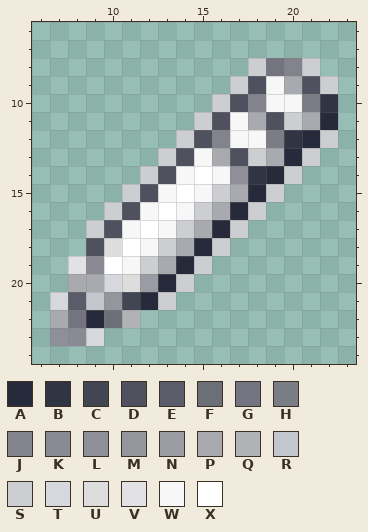
One commit to this pixel-art sprite: Resources/pencil-cursor-transparent.png. That is the earlier state.
The file is 32x32 pixels. Colours within 5 levels of each other are drawn and written as one. Shown: x 6..23, y 6..24.
Palette (. is transparent): A #272a3a  B #313443  C #424552  D #4f515f  E #5a5d69  F #6c6e78  G #73747f  H #7b7d86  J #82838c  K #898a93  L #8e8f99  M #94969c  N #9b9ca3  P #a9aab0  Q #b1b2b6  R #c4c6cd  S #cdced1  T #d7d8dd  U #dddddd  V #e2e2e4  W #f7f7f7  X #ffffff
Pixels before, first column x 7:
 8 ...........SGJS.
 9 ..........SDWPDS
10 .........SDJWWHB
11 ........SDWPDSPA
12 .......SDJWWHBAS
13 ......SDWPDSPAS.
14 .....SDWXWLBAS..
15 ....SDWXWSPAS...
16 ...SDWXWSPAS....
17 ..SDWXWSPAS.....
18 ..DUXWSPAS......
19 .VKXWSPAS.......
20 .PPTUNAS........
21 TERMCAS.........
22 PGAFQ...........
23 LKT.............
The result:
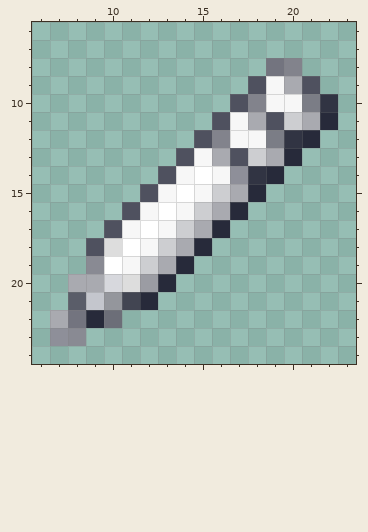
Message: added paint bucket and eye dropper cursors
Difference:
Changed rows in their new state; - is an unchanged pixel.
first column x 7:
 8 -----------.--.-
 9 ----------.----.
10 ---------.------
11 --------.-------
12 -------.-------.
13 ------.-------.-
14 -----.-------.--
15 ----.-------.---
16 ---.-------.----
17 --.-------.-----
18 ---------.------
19 -.------.-------
20 -------.--------
21 .-----.---------
22 ----.-----------
23 --.-------------
Changed places in both pictures, as pixel boxes (x1, y1, x2, y2):
erased: (50, 58, 338, 346)
